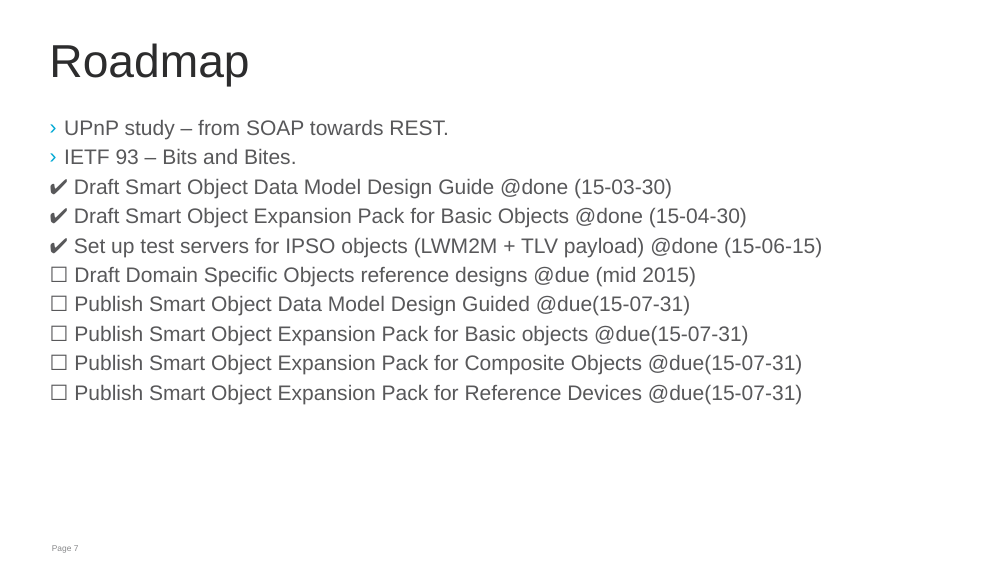
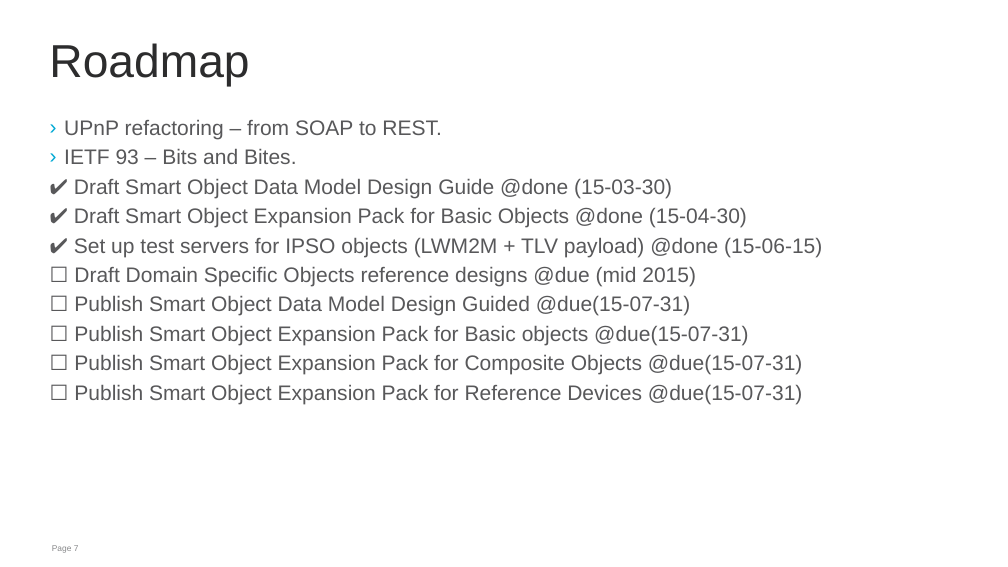
Before and after one commit to jaimejim/iot-playground, a slide deck: slide 7 of Documentation/IPSO_Intro_IOTWEEK.pptx. Drawn at 1008x567 pixels with LibreOffice and Linux fonts; fonts in the diff are those of the drawing; background and template pictures are left out. Boxes give left, top, right and bottom in pixels: in the first picture for what was removed or moved away, otherwise in the second. Text is boxed around its words. In the diff, an @@ line names an element or a change of style, - is before the commit and + after.

Commit message:
nits

```diff
--- a/Documentation/IPSO_Intro_IOTWEEK.pptx
+++ b/Documentation/IPSO_Intro_IOTWEEK.pptx
@@ text at bbox=[64, 120, 442, 139]: text changed @@
-› UPnP study – from SOAP towards REST.
+› UPnP refactoring – from SOAP to REST.
```
